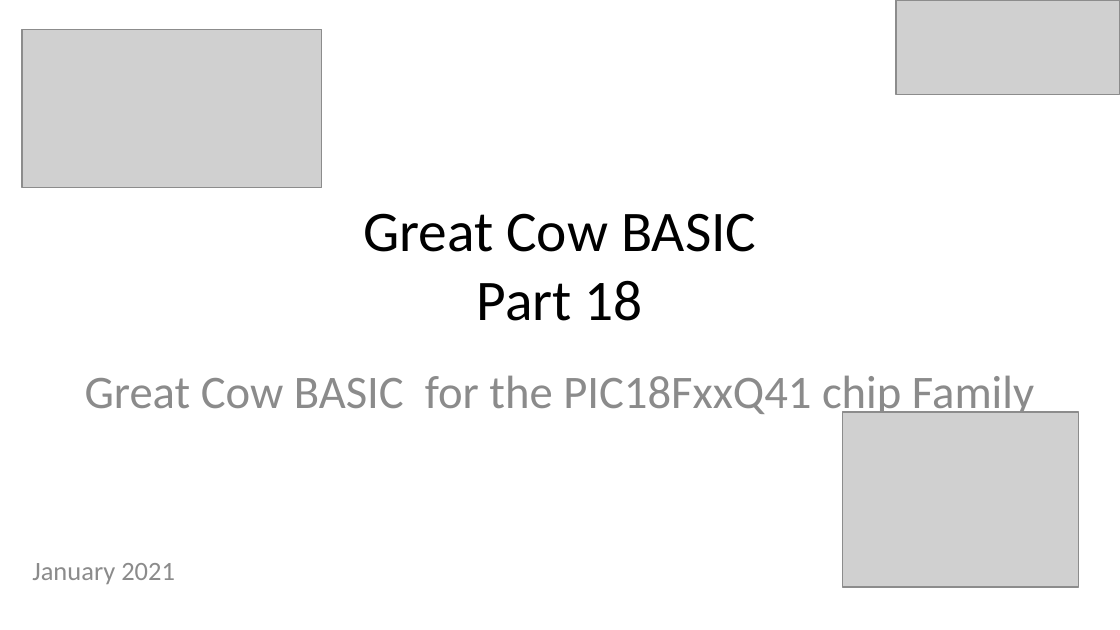
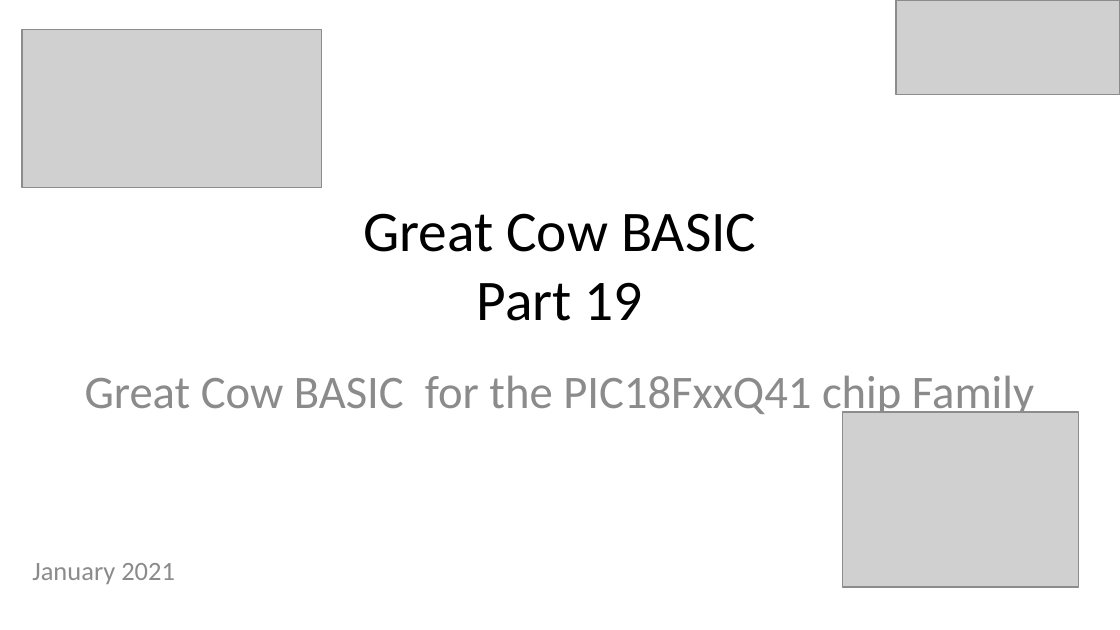
Before and after one commit to Anobium/Great-Cow-BASIC-Demonstration-Sources, a slide deck: slide 1 of Vendor_Boards/Microchip_Low_Pin_Count_Demo_Board/PICKit2_Board/18F16Q41/tutorials/Great Cow BASIC_Part19.pptx. Drawn at 1120x630 pixels with LibreOffice and Linux fonts; fonts in the diff are those of the drawing; grey boxes stand for pictures. Boxes give left, top, right and bottom in pixels: in the first picture for what was removed or moved away, otherwise in the second. Text is boxed around its words. In the diff, an @@ line names an element or a change of style, - is before the commit and + after.

```diff
--- a/Vendor_Boards/Microchip_Low_Pin_Count_Demo_Board/PICKit2_Board/18F16Q41/tutorials/Great Cow BASIC_Part19.pptx
+++ b/Vendor_Boards/Microchip_Low_Pin_Count_Demo_Board/PICKit2_Board/18F16Q41/tutorials/Great Cow BASIC_Part19.pptx
@@ title at bbox=[363, 213, 756, 321]: text changed @@
-Great Cow BASIC
-Part 18
+Great Cow BASIC
+Part 19
```
Also in this commit, not shown: 1 other slide changed, 1 slide added, 4 slides removed, 2 other files.
